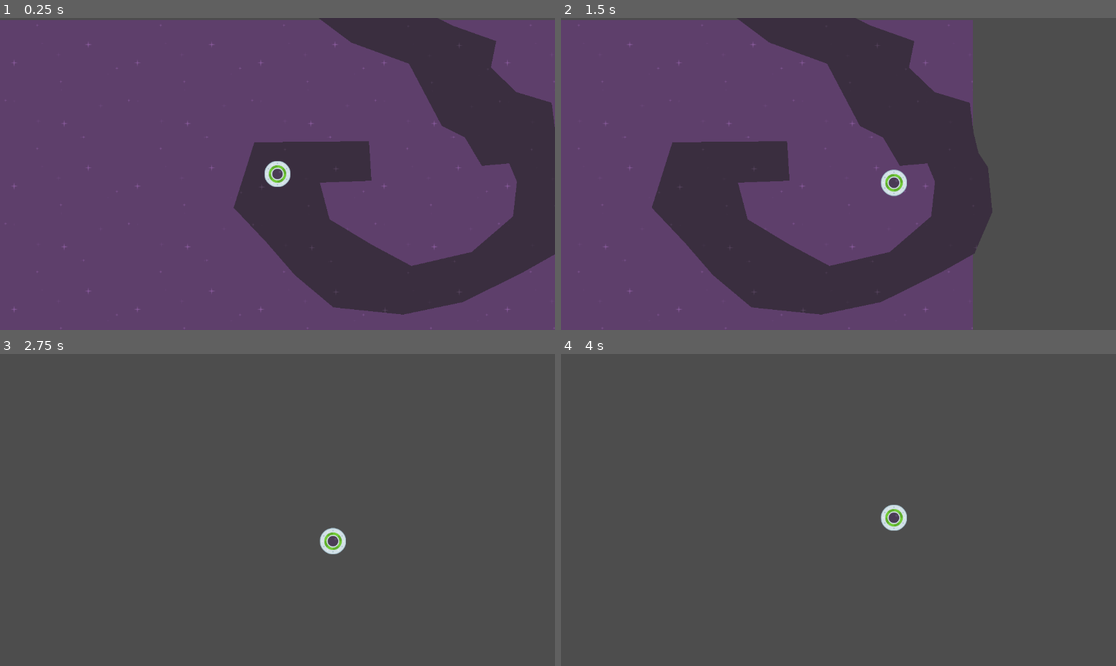
Above: before the commit, frames 1-4 (two rows, left to right).
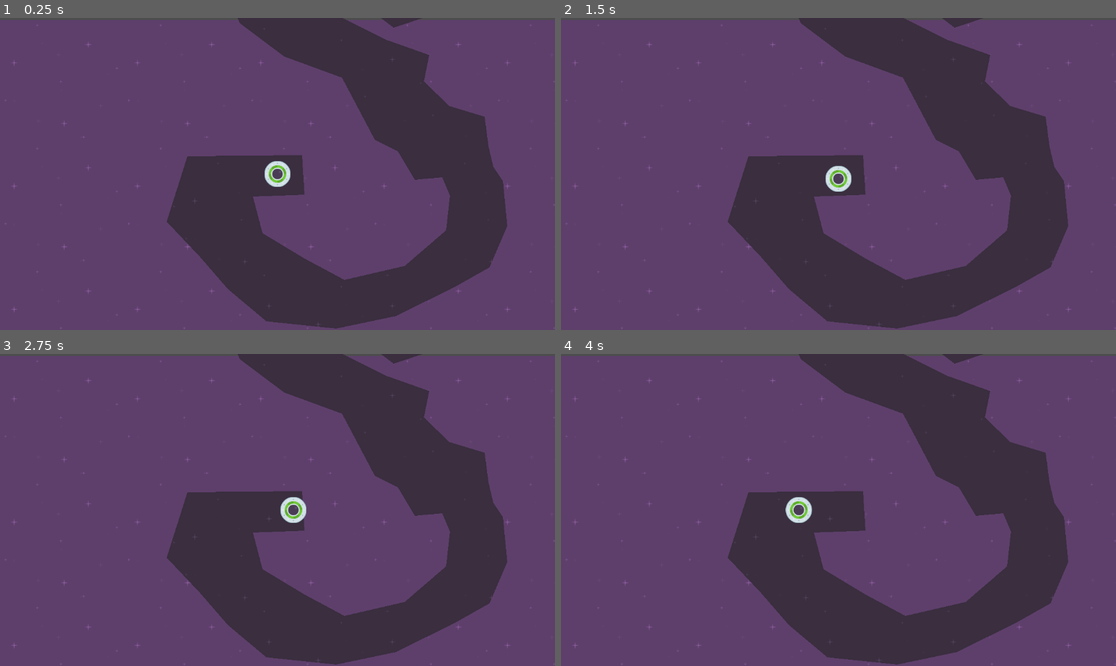
Above: after the commit, the same moments.

Repository: theaob/speedy-saucer
Game: Godot game, scene res://level_1.tscn
Two runs of this game, one before a commit and one after it. Both use one fixed random seed, a clock stepped at 60 frames per second and the inputs below.
Inputs:
- Up to frame 1 (0.25 s): no input
- Up to frame 2 (1.5 s): tap Enter at 0.5 s; hold Right (move_right) 0.53-1.28 s; hold Down (move_down) from 1.28 s (still down)
- Up to frame 3 (2.75 s): release Down (move_down) at 2.03 s; hold Right (move_right) from 2.03 s (still down)
- Up to frame 4 (4 s): release Right (move_right) at 2.78 s; hold Up (move_up) 2.78-3.53 s; hold Left (move_left) from 3.53 s (still down)

The runs differ from the first frame. In frame 1, 34% of the frame differs, in the area x 30-100%, y 0-100%; in frame 2, 51%; in frame 3, 99%, in the area x 0-100%, y 0-100%; in frame 4, 99%.

Commit message:
add game logic on collide

Diff:
--- a/level_1.gd
+++ b/level_1.gd
@@ -1,4 +1,10 @@
 extends Node2D
 
 func _ready():
-	print("Hello world!")
+	print("Starting Level 1")
+
+
+func _on_maze_body_exited(_body):
+	print("Body exited. Reloading scene...")
+	get_tree().reload_current_scene()
+	pass # Replace with function body.
--- a/level_1.tscn
+++ b/level_1.tscn
@@ -20,4 +20,6 @@
 
 [node name="Maze" parent="." instance=ExtResource("4_6qj3y")]
 z_index = -1
-position = Vector2(514, 258)
+position = Vector2(375, 287)
+
+[connection signal="body_exited" from="Maze" to="." method="_on_maze_body_exited"]
--- a/player.gd
+++ b/player.gd
@@ -3,17 +3,17 @@
 const MOVEMENT_SPEED = 1000
 
 func _physics_process(_delta):
-	var upPressed = Input.is_action_pressed("move_up")
-	var downPressed = Input.is_action_pressed("move_down")
-	var leftPressed = Input.is_action_pressed("move_left")
-	var rightPressed = Input.is_action_pressed("move_right")
+    var upPressed = Input.is_action_pressed("move_up")
+    var downPressed = Input.is_action_pressed("move_down")
+    var leftPressed = Input.is_action_pressed("move_left")
+    var rightPressed = Input.is_action_pressed("move_right")
 
-	var yForce = 0
-	var xForce = 0
+    var yForce = 0
+    var xForce = 0
 
-	if upPressed: yForce += -MOVEMENT_SPEED
-	if downPressed: yForce += MOVEMENT_SPEED
-	if leftPressed: xForce += -MOVEMENT_SPEED
-	if rightPressed: xForce += MOVEMENT_SPEED
+    if upPressed: yForce += -MOVEMENT_SPEED
+    if downPressed: yForce += MOVEMENT_SPEED
+    if leftPressed: xForce += -MOVEMENT_SPEED
+    if rightPressed: xForce += MOVEMENT_SPEED
 
-	apply_force(Vector2(xForce, yForce))
+    apply_force(Vector2(xForce, yForce))
--- a/player.tscn
+++ b/player.tscn
@@ -4,21 +4,21 @@
 [ext_resource type="Script" path="res://player.gd" id="1_g2r2u"]
 
 [sub_resource type="CircleShape2D" id="CircleShape2D_ly6k7"]
-radius = 45.0
+radius = 18.6339
 
 [node name="Player" type="RigidBody2D"]
 gravity_scale = 0.0
 script = ExtResource("1_g2r2u")
-
-[node name="Sprite2D" type="Sprite2D" parent="."]
-scale = Vector2(0.6, 0.6)
-texture = ExtResource("1_37u38")
 
 [node name="CollisionShape2D" type="CollisionShape2D" parent="."]
 z_index = -1
 scale = Vector2(0.6, 0.6)
 shape = SubResource("CircleShape2D_ly6k7")
 
+[node name="Sprite2D" type="Sprite2D" parent="."]
+scale = Vector2(0.6, 0.6)
+texture = ExtResource("1_37u38")
+
 [node name="Camera2D" type="Camera2D" parent="."]
 position_smoothing_speed = 1.0
 drag_horizontal_enabled = true
